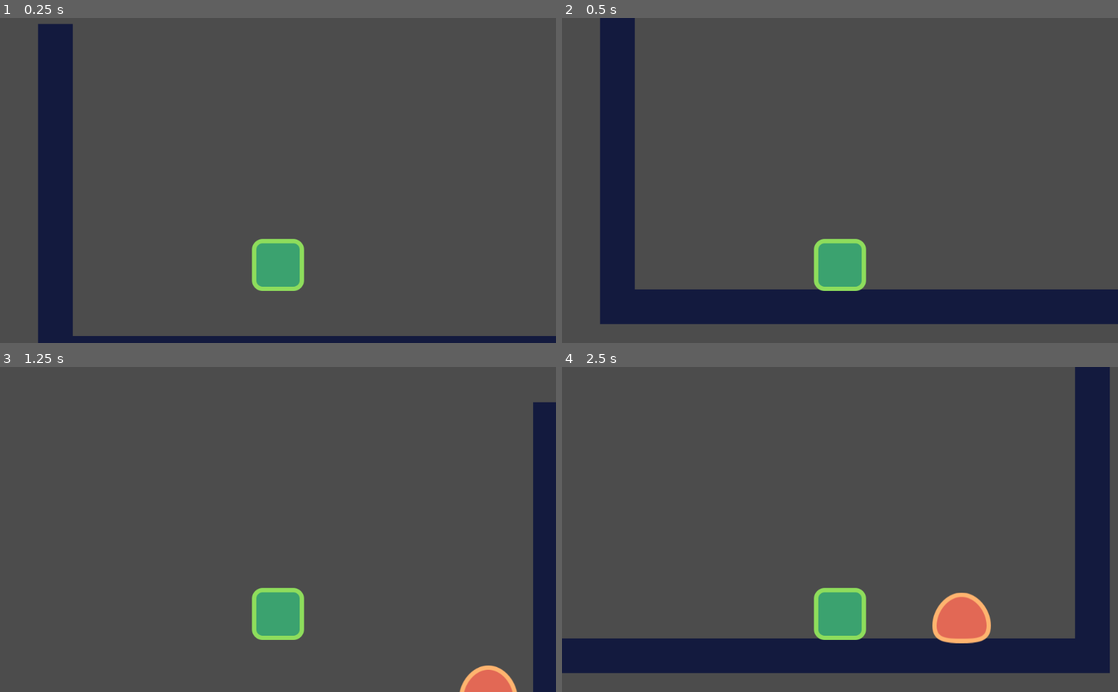
Above: before the commit, frames 1-4 (two rows, left to right).
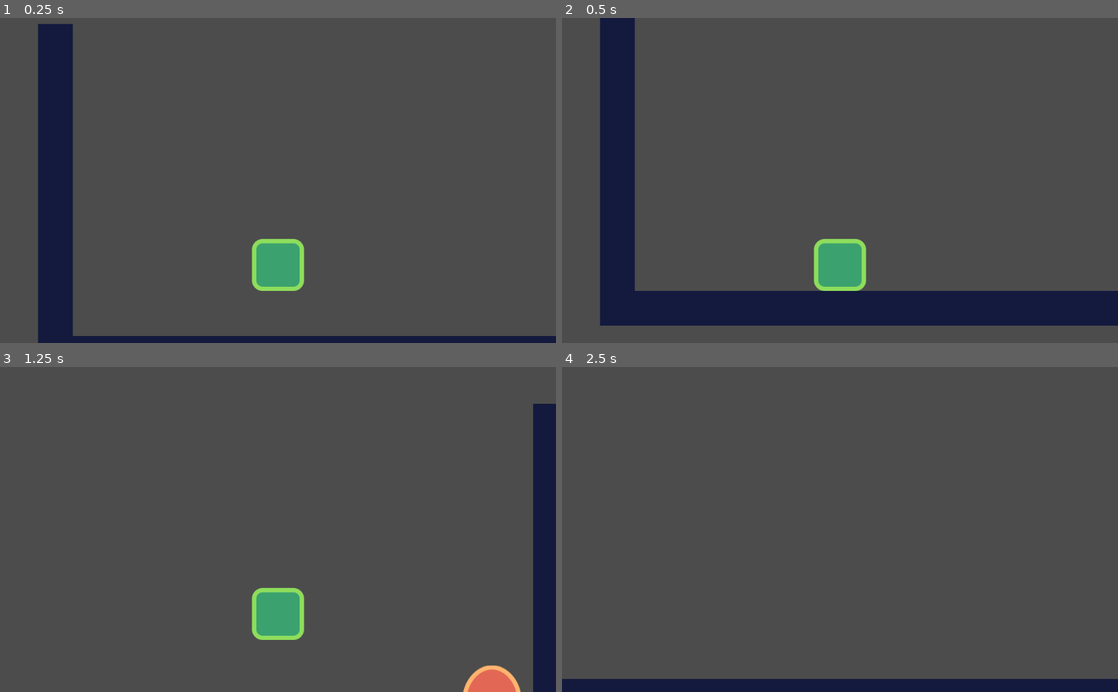
Above: after the commit, the same moments.

Repository: iamAbhishekkumar/Godot-First-Experiment
Game: Godot game, scene res://src/levels/Level 1.tscn
Same seed, same stepped clock (60 frames per second), same inputs: the game is played once before the commit and once after it. The project has no main scene, so this scene is started directly.
Inputs:
- Up to frame 1 (0.25 s): no input
- Up to frame 2 (0.5 s): no input
- Up to frame 3 (1.25 s): hold D (move_right) from 0.53 s (still down); tap W (jump) at 0.77 s
- Up to frame 4 (2.5 s): tap W (jump) at 1.52 s; release D (move_right) at 2.03 s; hold A (move_left) from 2.03 s (still down)

Frame 1 is identical in both runs. In frame 2, 0.7% of the frame differs, in the area x 6-100%, y 83-95%; in frame 3, 0.3%; in frame 4, 22%, in the area x 0-100%, y 0-100%.

Commit message:
added enemey and player collison and stomp impulse

Diff:
--- a/src/Actors/Ememy.gd
+++ b/src/Actors/Ememy.gd
@@ -4,6 +4,19 @@
 	set_physics_process(false)
 	_velocity.x = - (speed.x - 400.0)
 
+
+func _on_StompDetector_body_entered(body: PhysicsBody2D) -> void:
+	if body.global_position.y > get_node("StompDetector").global_position.y:
+		return
+	# get_node("CollisionShape2D").disabled = true  # this is for when the player collide with enemy the player should get the hit
+	queue_free() # gonna delete the enemey
+
+
+
+
+
+
+
 func _physics_process(delta: float) -> void:
 	_velocity.y = gravity * delta
 	if is_on_wall():
--- a/src/Actors/Ememy.tscn
+++ b/src/Actors/Enemy.tscn
@@ -1,19 +1,22 @@
-[gd_scene load_steps=4 format=2]
+[gd_scene load_steps=5 format=2]
 
 [ext_resource path="res://assets/enemy.png" type="Texture" id=1]
 [ext_resource path="res://src/Actors/Ememy.gd" type="Script" id=2]
 
 [sub_resource type="RectangleShape2D" id=1]
-extents = Vector2( 38, 31 )
+extents = Vector2( 52.5, 30.5 )
+
+[sub_resource type="RectangleShape2D" id=2]
+extents = Vector2( 30.3856, 13.834 )
 
 [node name="Enemy" type="KinematicBody2D"]
-position = Vector2( 0, 4 )
+position = Vector2( -1, 8 )
 collision_layer = 2
 collision_mask = 9
 script = ExtResource( 2 )
 
 [node name="CollisionShape2D" type="CollisionShape2D" parent="."]
-position = Vector2( -2, -41 )
+position = Vector2( -0.5, -31.5 )
 shape = SubResource( 1 )
 
 [node name="Enemy" type="Sprite" parent="."]
@@ -25,3 +28,15 @@
 rect = Rect2( -50, -50, 100, 60 )
 process_parent = true
 physics_process_parent = true
+
+[node name="StompDetector" type="Area2D" parent="."]
+modulate = Color( 0, 0.996094, 0.272369, 1 )
+position = Vector2( 0, -62 )
+collision_layer = 2
+
+[node name="CollisionShape2D" type="CollisionShape2D" parent="StompDetector"]
+position = Vector2( 0, -16.144 )
+scale = Vector2( 1.02022, -1.14616 )
+shape = SubResource( 2 )
+
+[connection signal="body_entered" from="StompDetector" to="." method="_on_StompDetector_body_entered"]
--- a/src/Actors/Player.gd
+++ b/src/Actors/Player.gd
@@ -1,4 +1,12 @@
 extends Actor
+
+export var stomp_impulse = 1000.0
+
+func _on_EnemyDetector_area_entered(area: Area2D) -> void:
+	_velocity = calc_stomp_velocity(_velocity, stomp_impulse)
+
+func _on_EnemyDetector_body_entered(body: PhysicsBody2D) -> void:
+	queue_free()
 
 
 func _physics_process(delta: float) -> void:
@@ -26,3 +34,10 @@
 	if is_jump_interrupted:
 		out.y = 0
 	return out
+
+
+func calc_stomp_velocity(velocity : Vector2 ,impulse : float) -> Vector2:
+	print("Hello")
+	var out: = velocity
+	out.y = -impulse
+	return out
--- a/src/Actors/Player.tscn
+++ b/src/Actors/Player.tscn
@@ -1,10 +1,13 @@
-[gd_scene load_steps=4 format=2]
+[gd_scene load_steps=5 format=2]
 
 [ext_resource path="res://assets/player.png" type="Texture" id=1]
 [ext_resource path="res://src/Actors/Player.gd" type="Script" id=2]
 
 [sub_resource type="RectangleShape2D" id=1]
-extents = Vector2( 40, 44 )
+extents = Vector2( 48, 48 )
+
+[sub_resource type="RectangleShape2D" id=2]
+extents = Vector2( 49, 46.5 )
 
 [node name="Player" type="KinematicBody2D"]
 position = Vector2( 0, 4 )
@@ -12,7 +15,7 @@
 script = ExtResource( 2 )
 
 [node name="CollisionShape2D" type="CollisionShape2D" parent="."]
-position = Vector2( 0, -47 )
+position = Vector2( 0, -48 )
 shape = SubResource( 1 )
 
 [node name="Player" type="Sprite" parent="."]
@@ -23,3 +26,16 @@
 position = Vector2( 0, -4 )
 offset = Vector2( 0, -200 )
 current = true
+
+[node name="EnemyDetector" type="Area2D" parent="."]
+position = Vector2( 0, -8 )
+collision_mask = 2
+
+[node name="CollisionShape2D" type="CollisionShape2D" parent="EnemyDetector"]
+modulate = Color( 1, 0, 0, 1 )
+light_mask = 2
+position = Vector2( 0, -37.5 )
+shape = SubResource( 2 )
+
+[connection signal="area_entered" from="EnemyDetector" to="." method="_on_EnemyDetector_area_entered"]
+[connection signal="body_entered" from="EnemyDetector" to="." method="_on_EnemyDetector_body_entered"]
--- a/src/levels/Level 1.tscn
+++ b/src/levels/Level 1.tscn
@@ -2,7 +2,7 @@
 
 [ext_resource path="res://assets/tileset.png" type="Texture" id=1]
 [ext_resource path="res://src/Actors/Player.tscn" type="PackedScene" id=2]
-[ext_resource path="res://src/Actors/Ememy.tscn" type="PackedScene" id=3]
+[ext_resource path="res://src/Actors/Enemy.tscn" type="PackedScene" id=3]
 
 [sub_resource type="ConvexPolygonShape2D" id=1]
 points = PoolVector2Array( 0, 0, 64, 0, 64, 64, 0, 64 )
